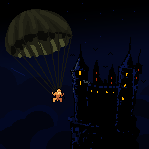
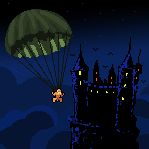
Comparing the layer stacks of the two 149 x 149 images. Changes:
painted on "hero" over <box>51,91,65,103</box>
painted on "parachute" over <box>5,9,73,96</box>
painted on "Layer 9" over <box>71,59,90,92</box>
painted on "Fond 2" over <box>0,3,149,149</box>
